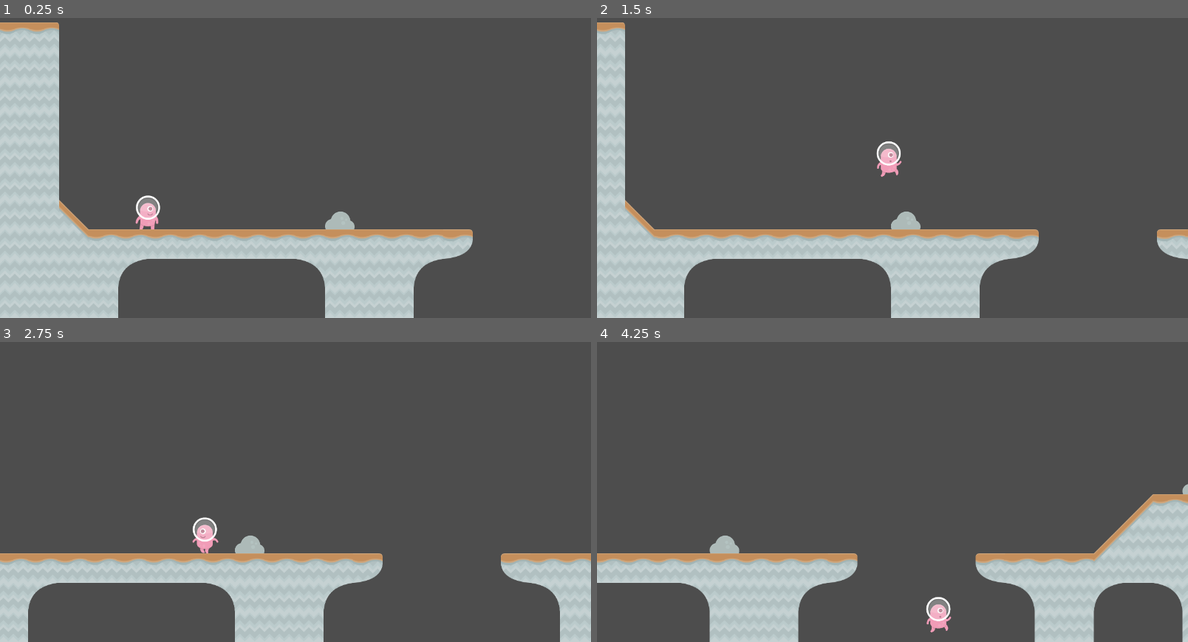
Above: before the commit, frames 1-4 (two rows, left to right).
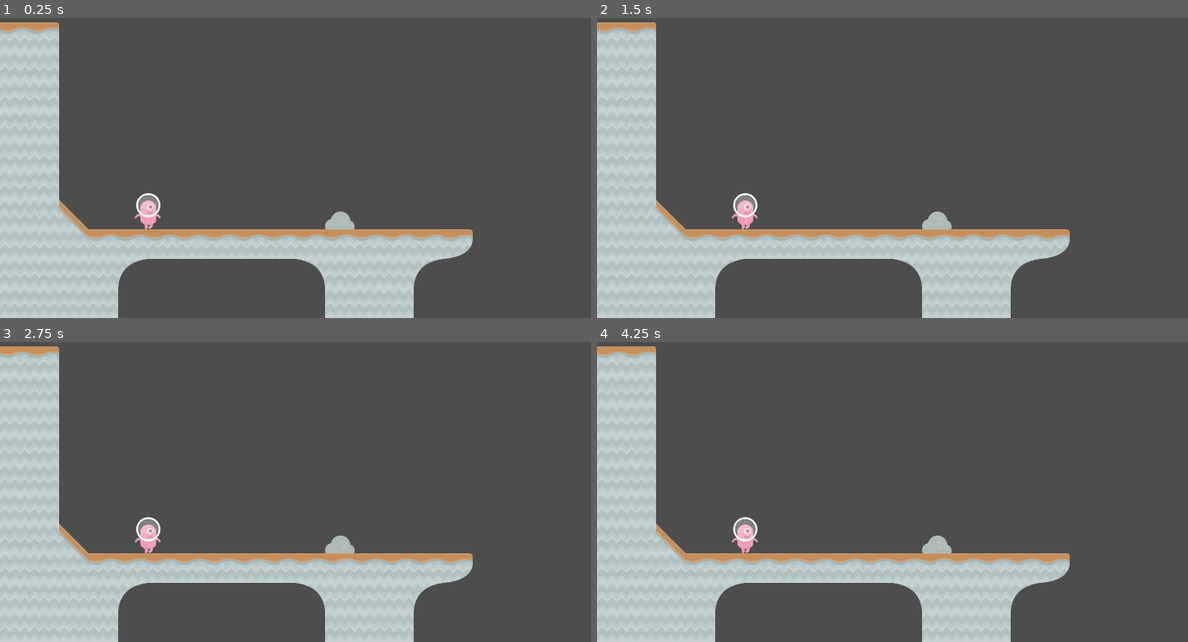
Above: after the commit, the same moments.

Repository: ferupk/CSUI-GD-tutorial-4
Game: Godot game, scene res://scenes/Level1.tscn
The game is run twice, just before and just after one commit, with the same random seed, the same clock (stepped at 60 frames per second) and the same inputs.
Inputs:
- Up to frame 1 (0.25 s): no input
- Up to frame 2 (1.5 s): tap Enter at 0.5 s; hold Right (right) from 0.53 s (still down); tap F at 0.6, 1.35 s; tap Space (jump) at 0.77 s
- Up to frame 3 (2.75 s): tap Space (jump) at 1.52 s; release Right (right) at 2.03 s; hold A (left) from 2.03 s (still down); tap F at 2.1 s
- Up to frame 4 (4.25 s): release A (left) at 2.78 s; hold Right (right) from 2.78 s (still down); tap F at 2.85, 3.6 s; tap Space (jump) at 3.02, 3.77 s

The runs differ from the first frame. In frame 1, 0.3% of the frame differs, in the area x 22-28%, y 58-71%; in frame 2, 9.3%; in frame 3, 22%; in frame 4, 27%, in the area x 0-100%, y 1-100%.

Commit message:
Further restructuring

Diff:
--- a/scenes/Level1.tscn
+++ b/scenes/Level1.tscn
@@ -1,6 +1,6 @@
 [gd_scene load_steps=10 format=4 uid="uid://yqmk0vpvnyxr"]
 
-[ext_resource type="PackedScene" uid="uid://bc2fujtl13g10" path="res://scenes/Player.tscn" id="1"]
+[ext_resource type="PackedScene" uid="uid://bc2fujtl13g10" path="res://scenes/player/Player.tscn" id="1"]
 [ext_resource type="Texture2D" uid="uid://cluh2ekc38ktx" path="res://assets/kenney_platformerpack/Spritesheets/spritesheet_gr_dirt.png" id="2_la3nk"]
 [ext_resource type="PackedScene" uid="uid://b1mt0bxm8wg2b" path="res://scenes/utils/SceneChanger.tscn" id="3_fttfb"]
 [ext_resource type="Texture2D" uid="uid://c2elrwhkhqssr" path="res://assets/spritesheet_gr_dirt_ALT.png" id="3_p5ewe"]
--- a/scenes/Level2.tscn
+++ b/scenes/Level2.tscn
@@ -1,6 +1,6 @@
 [gd_scene load_steps=8 format=4 uid="uid://blcfbk7gt6ut4"]
 
-[ext_resource type="PackedScene" uid="uid://bc2fujtl13g10" path="res://scenes/Player.tscn" id="1_25qal"]
+[ext_resource type="PackedScene" uid="uid://bc2fujtl13g10" path="res://scenes/player/Player.tscn" id="1_25qal"]
 [ext_resource type="Texture2D" uid="uid://ce3cnsg6oo47k" path="res://assets/Thanshuny-Wolf Platformer Tilemap.png" id="2_nuwn7"]
 [ext_resource type="PackedScene" uid="uid://cwwi0q43m4y78" path="res://scenes/spawners/SawSpawner.tscn" id="3_4qsy5"]
 [ext_resource type="PackedScene" uid="uid://b1mt0bxm8wg2b" path="res://scenes/utils/SceneChanger.tscn" id="4_antf6"]
--- a/scenes/Player.tscn
+++ b/scenes/player/Player.tscn
@@ -2,7 +2,7 @@
 
 [ext_resource type="Script" path="res://scenes/player.gd" id="1_xsgpf"]
 [ext_resource type="Texture2D" uid="uid://dhsqj8dybb7fq" path="res://assets/kenney_platformerpack/Spritesheets/spritesheet_alien.png" id="2"]
-[ext_resource type="Script" path="res://scenes/PlayerCamera.gd" id="3_u8esg"]
+[ext_resource type="Script" path="res://scenes/player/PlayerCamera.gd" id="3_u8esg"]
 
 [sub_resource type="RectangleShape2D" id="1"]
 size = Vector2(52.924, 76.884)
Renamed: scenes/Player.gd -> scenes/player/Player.gd
Renamed: scenes/PlayerCamera.gd -> scenes/player/PlayerCamera.gd
